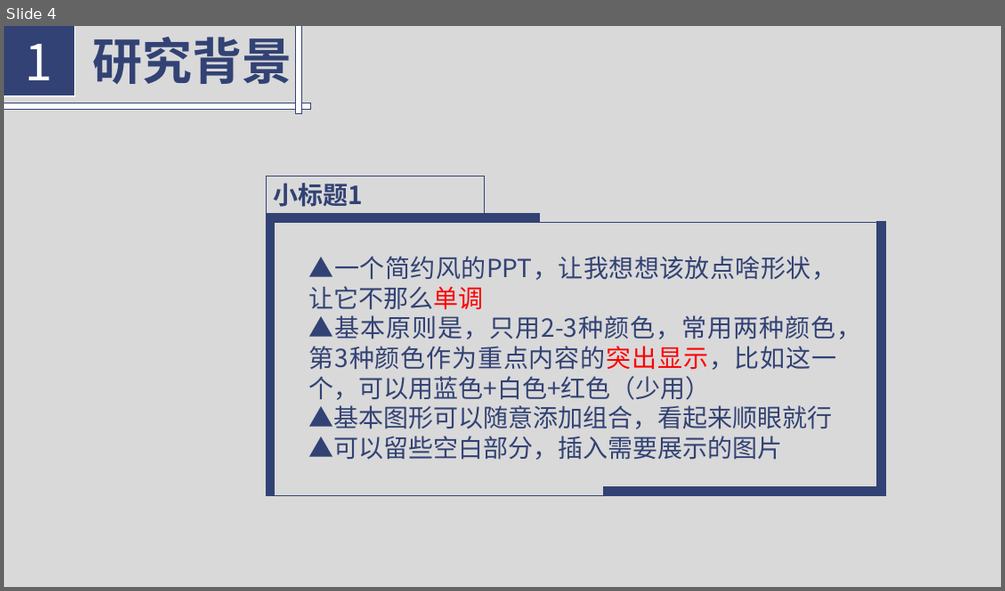
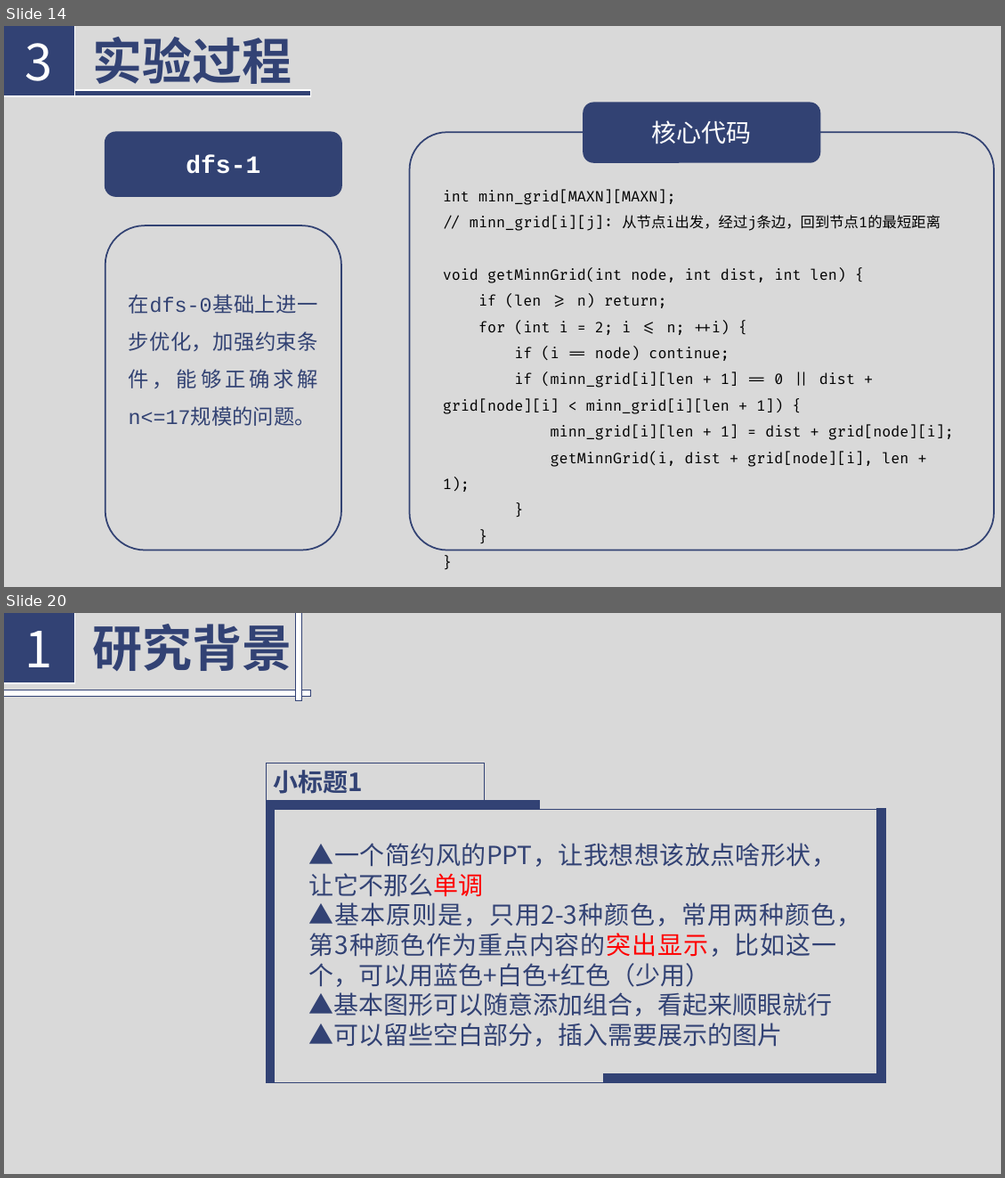
Before and after one commit to Florenz0707/AlgorithmProject, a slide deck: 3023244222-1-3/reports/introduction.pptx. Shown one above the other, each under a label of ours: slide 4 before the commit, slides 14 and 20 after it; the slides between them are not shown. The pictures are 1005x591 and 1005x1178 pixels, drawn with LibreOffice and Linux fonts; fonts in the diff are those of the drawing. Boxes give left, top, right and bottom in pixels: in the first picture for what was removed or moved away, otherwise in the second. Text is boxed around its words. In the diff, an @@ line names an element or a change of style, - is before the commit and + after.

```diff
--- a/3023244222-1-3/reports/introduction.pptx
+++ b/3023244222-1-3/reports/introduction.pptx
@@ slide 14 added at [4,26,1001,587], background #D9D9D9 @@
@@ rectangle added at [4,26,75,97], fill #324274, outline #FFFFFF 1 pt, 48 pt, text #FFFFFF @@
+3
@@ text added at [93,37,292,92], 48 pt, text #324274, bold @@
+实验过程
@@ rectangle added at [4,90,310,96], fill #324274, outline #FFFFFF 1 pt @@
@@ rounded rectangle added at [583,103,820,162], fill #324273, outline #324273 1.5 pt @@
@@ rounded rectangle added at [409,132,994,550], fill #D9D9D9, outline #324273 1.5 pt @@
@@ text added at [652,120,752,144], 24 pt, text #FFFFFF @@
+核心代码
@@ text added at [443,190,954,491], 14 pt, text #000000 @@
+int minn_grid[MAXN][MAXN];
+// minn_grid[i][j]: 从节点i出发，经过j条边，回到节点1的最短距离
+void getMinnGrid(int node, int dist, int len) {
+if (len >= n) return;
+for (int i = 2; i <= n; ++i) {
+if (i == node) continue;
+if (minn_grid[i][len + 1] == 0 || dist + grid[node][i] < minn_grid[i][len + 1]) {
+minn_grid[i][len + 1] = dist + grid[node][i];
+getMinnGrid(i, dist + grid[node][i], len + 1);
+}
+}
+}
@@ group added at [105,132,341,550]: 2 rounded rectangles, 2 texts @@
+dfs-1
+在dfs-0基础上进一步优化，加强约束条件，能够正确求解n<=17规模的问题。
@@ what was slide 4 is now slide 20 @@
```
Also in this commit, not shown: 2 slides changed, 16 other slides added, 3 slides removed, 2 other files.
